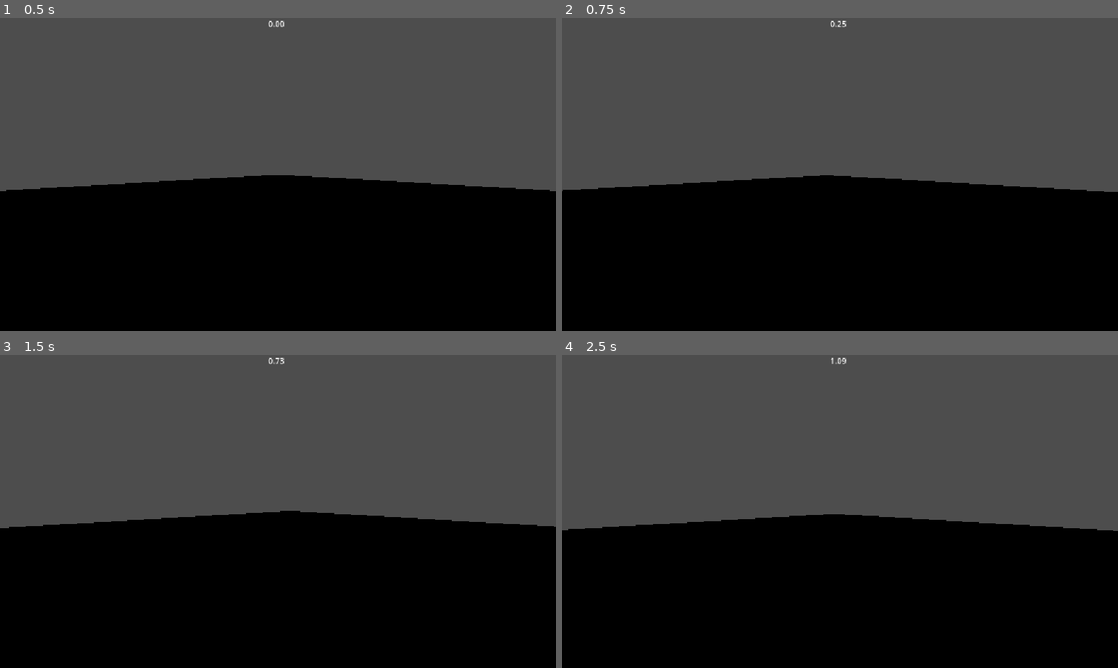
Above: before the commit, frames 1-4 (two rows, left to right).
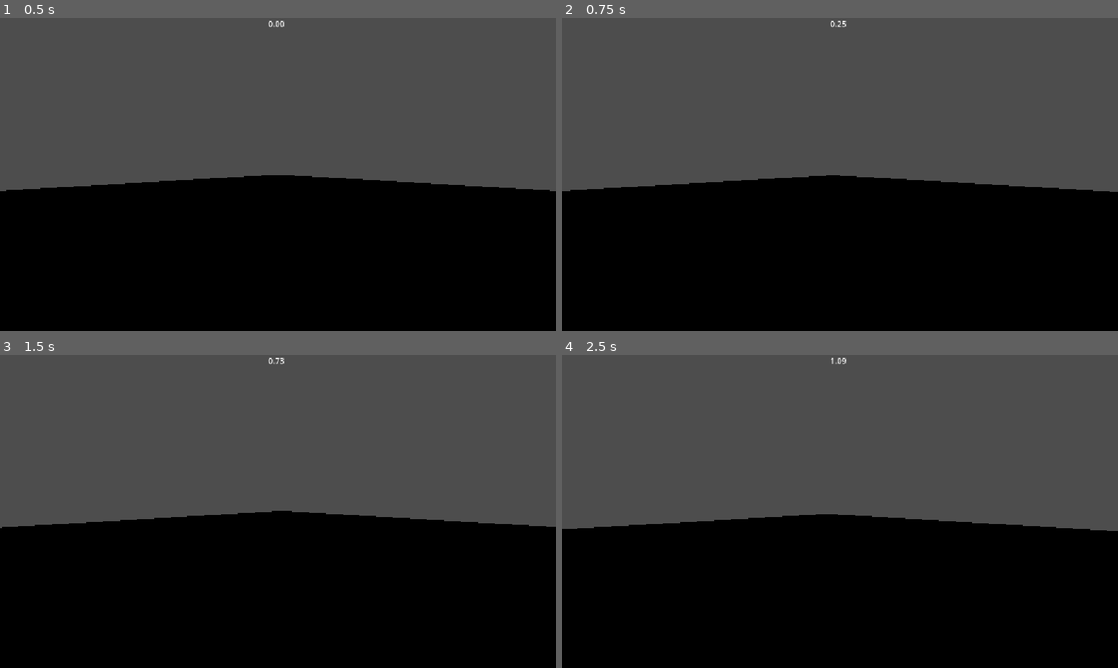
Above: after the commit, the same moments.

Repository: takanazwa5/hello-game-jam-2026
Game: Godot game, scene res://test_scenes/movement_test.tscn
Same seed, same stepped clock (60 frames per second), same inputs: the game is played once before the commit and once after it. This scene is started directly instead of the project's main scene.
Inputs (mouse positions are in pixels of both pictures, inside the frame that each line leads up to):
- Up to frame 1 (0.5 s): no input
- Up to frame 2 (0.75 s): tap Enter at 0.5 s; move the mouse to (867, 174) at 0.52 s; hold A (A) from 0.53 s (still down)
- Up to frame 3 (1.5 s): tap D (D) at 0.8, 1.35 s; move the mouse to (250, 511) at 1.27 s; release A (A) at 1.28 s
- Up to frame 4 (2.5 s): tap A (A) at 1.55 s; move the mouse to (851, 505) at 2.02 s; hold A (A) from 2.03 s (still down); tap D (D) at 2.3 s

Frame 1 is identical in both runs. In frame 2, 0.1% of the frame differs, in the area x 0-99%, y 50-56%; in frame 3, 0.2%, in the area x 0-100%, y 49-56%; in frame 4, 0.1%.

Commit message:
Add camera shake when flapping fin

Diff:
--- a/fih/fih.gd
+++ b/fih/fih.gd
@@ -8,6 +8,7 @@
 @onready var fin_timer: Timer = %FinTimer
 @onready var velocity_label: Label = %VelocityLabel
 @onready var camera: Camera3D = %Camera3D
+@onready var camera_rig: Node3D = %CameraRig
 
 
 const SPEED: float = 2.5
@@ -15,6 +16,7 @@
 const ACCELERATION: float = 0.01
 const DECELERATION: float = 0.01
 const TURBO_ACCELERATION: float = 0.25
+const FIN_FLAP_CAMERA_SHAKE_INTENSITY: float = 2.5
 
 
 func _ready() -> void:
@@ -27,7 +29,7 @@
 func _unhandled_input(event: InputEvent) -> void:
 	if event is InputEventMouseMotion:
 		rotate_y(-event.relative.x * 0.001)
-		camera.rotate_x(event.relative.y * 0.001)
+		camera.rotate_x(-event.relative.y * 0.001)
 
 	if event is InputEventKey and (event.is_action_pressed(&"A") or event.is_action_pressed(&"D")):
 		if fin_timer.is_stopped():
@@ -42,6 +44,14 @@
 		_flap_fin()
 
 func _flap_fin() -> void:
+	var tween: Tween = create_tween()
+	var rotation_val: float
+	if _last_fin_key == Key.KEY_A:
+		rotation_val = 180 + FIN_FLAP_CAMERA_SHAKE_INTENSITY
+	else:
+		rotation_val = 180 - FIN_FLAP_CAMERA_SHAKE_INTENSITY
+	tween.tween_property(camera_rig, ^"rotation_degrees:y", rotation_val, 0.15)
+	tween.tween_property(camera_rig, ^"rotation_degrees:y", 180, 0.15)
 	fin_timer.start()
 	velocity = velocity.move_toward(-camera.global_basis.z * TURBO_SPEED, TURBO_ACCELERATION + _acceleration_modifier)
 	move_and_slide()
--- a/fih/fih.tscn
+++ b/fih/fih.tscn
@@ -10,9 +10,12 @@
 [node name="CollisionShape3D" type="CollisionShape3D" parent="." unique_id=1266004146]
 shape = SubResource("SphereShape3D_uomrg")
 
-[node name="Camera3D" type="Camera3D" parent="." unique_id=1758125523]
+[node name="CameraRig" type="Node3D" parent="." unique_id=658114578]
 unique_name_in_owner = true
 transform = Transform3D(-1, 0, 8.742278e-08, 0, 1, 0, -8.742278e-08, 0, -1, 0, 0, 0.45)
+
+[node name="Camera3D" type="Camera3D" parent="CameraRig" unique_id=1758125523]
+unique_name_in_owner = true
 
 [node name="FinTimer" type="Timer" parent="." unique_id=1662488199]
 unique_name_in_owner = true
